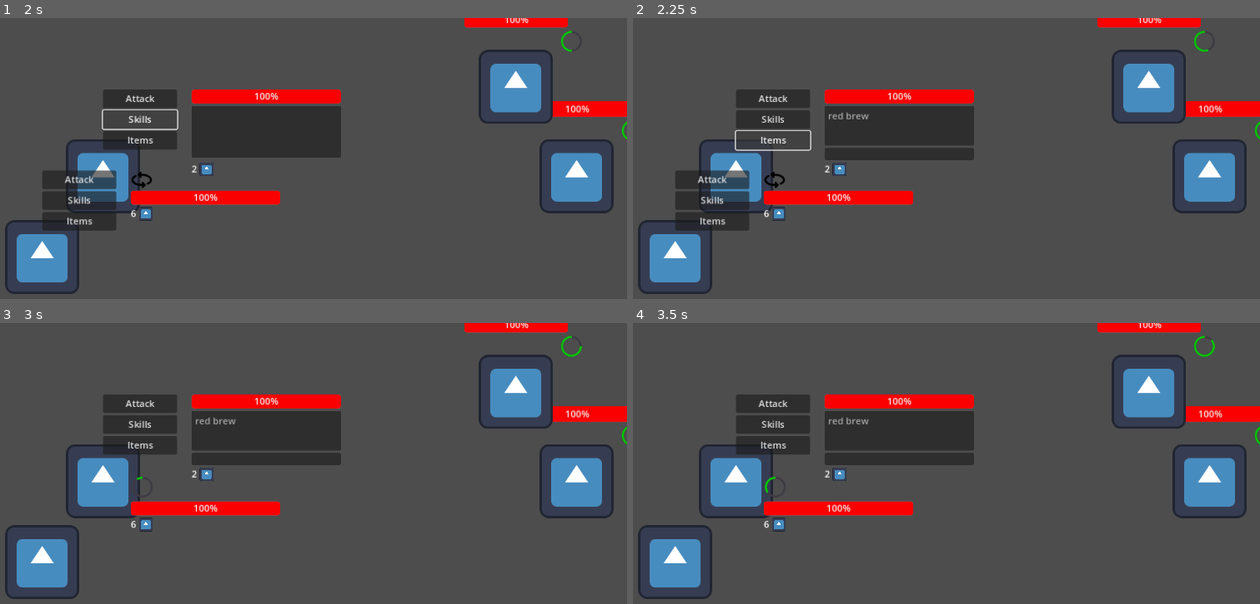
Above: before the commit, frames 1-4 (two rows, left to right).
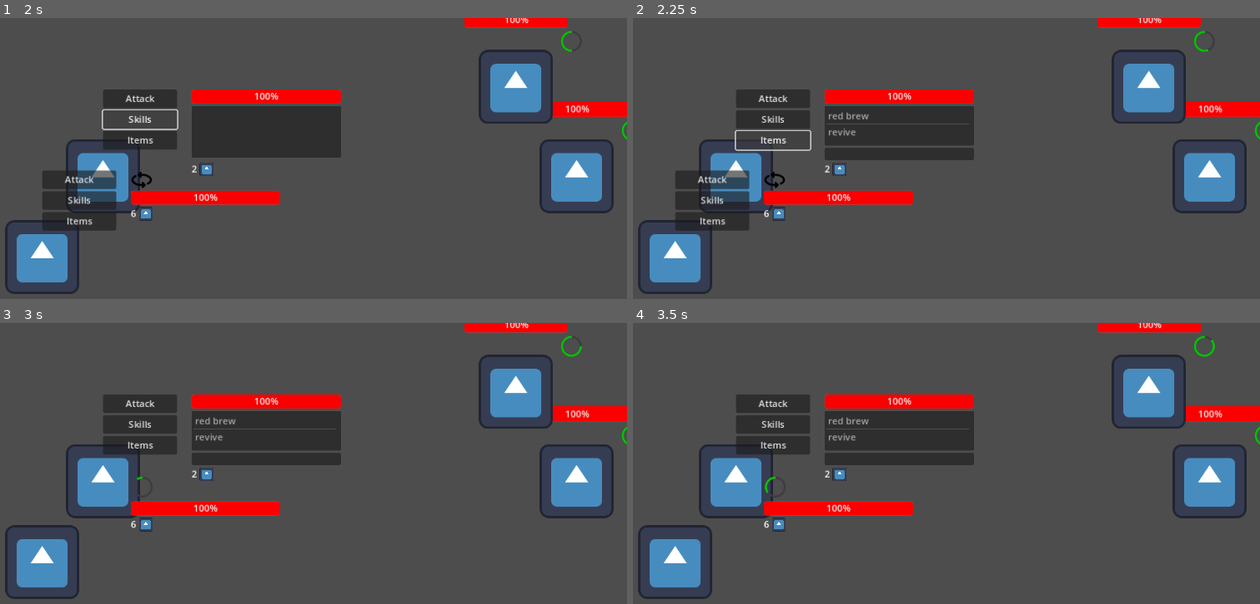
Above: after the commit, the same moments.

Repository: Frajerskie-Game-Studio/Shadow-Delivery
Game: Godot game, scene res://Scenes/World.tscn
Same seed, same stepped clock (60 frames per second), same inputs: the game is played once before the commit and once after it. The engine's default icon, where the game draws it, is replaced by a stand-in: a white triangle on a blue panel in a dark square.
Inputs (mouse positions are in pixels of both pictures, inside the frame that each line leads up to):
- Up to frame 1 (2 s): click "Attack" at 0.5 s; click "Skills" at 1.25 s
- Up to frame 2 (2.25 s): click "Items" at 2 s
- Up to frame 3 (3 s): click (144, 483) at 2.75 s
- Up to frame 4 (3.5 s): no input

Frame 1 is identical in both runs. In frame 2, 0.1% of the frame differs, in the area x 30-54%, y 37-43%; in frame 3, 0.1%; in frame 4, 0.1%.

Commit message:
Battle system chapter 14 - implementing knocked-down and revive mechanich

Diff:
--- a/Data/lucjan_data.json
+++ b/Data/lucjan_data.json
@@ -3,6 +3,7 @@
 	"texture": "",
 	"hp": 100,
 	"max_hp": 100,
+	"knocked_up": false,
 	"attack": {
 		"mele": {
 			"dmg": 45,
@@ -10,8 +11,8 @@
 		},
 		"range": {
 			"dmg": 50,
-			 "wait_time": 5
-			}
+			"wait_time": 5
+		}
 	},
 	"skills": {
 		"Getting_ready": [
@@ -26,7 +27,7 @@
 		]
 	},
 	"equipment": {
-		"Mele_weapon":  [
+		"Mele_weapon": [
 			"Pickaxe",
 			"Iconic.",
 			45
@@ -39,7 +40,8 @@
 		],
 		"Armor": [
 			"",
-			"", 0
+			"",
+			0
 		]
 	}
 }
--- a/Data/mikut_data.json
+++ b/Data/mikut_data.json
@@ -3,6 +3,7 @@
 	"texture": "",
 	"hp": 100,
 	"max_hp": 100,
+	"knocked_up": false,
 	"attack": {
 		"mele": {
 			"dmg": 45,
--- a/Data/party_data.json
+++ b/Data/party_data.json
@@ -5,6 +5,7 @@
 	],
 	"items": {
 		"red brew": ["Very weak healing potion", 0, 20, 1],
+		"revive": ["Weak reviving potion", 0, 25, 1, "revive"]
 	},
 	"equipment": {
 		"Dixer_uniform": [
--- a/scripts/Actors/Character.gd
+++ b/scripts/Actors/Character.gd
@@ -9,6 +9,7 @@
 var Attack
 var Items
 var Party_Data
+var KnockedUp
 
 var character_file_path
 var effect_counter = 0
@@ -28,6 +29,7 @@
 signal ready_to_attack()
 signal attacking
 signal reset_attack
+signal item_being_used()
 
 func saveItems():
 	var file = FileAccess.open("res://Data/party_data.json", FileAccess.WRITE)
@@ -46,6 +48,7 @@
 		"texture": "",
 		"hp": Hp,
 		"max_hp": MaxHp,
+		"knocked_up": KnockedUp,
 		"attack": Attack,
 		"skills": Skills,
 		"equipment": Equipment
@@ -63,6 +66,7 @@
 	Skills = temp_data["skills"]
 	Equipment = temp_data["equipment"]
 	Attack = temp_data["attack"]
+	KnockedUp = temp_data["knocked_up"]
 
 func load_items():
 	var text = FileAccess.get_file_as_string("res://Data/party_data.json")
@@ -70,9 +74,13 @@
 	Items = temp_data.items
 	Party_Data = temp_data
 
+func revive(heal):
+	KnockedUp = false
+
 func _ready():
 	load_data()
 	load_items()
+	can_be_attacked = true
 
 func get_ammo():
 	return Equipment.Range_weapon[3]
@@ -90,15 +98,22 @@
 		current_style = "mele"
 
 func use_item(item):
-	if item[1] != 0:
-		Hp -= int(item[1])
-	elif item[2] != 0:
-		Hp += int(item[2])
-	Items[item[0]][3] -= 1
-	if Items[item[0]][3] <= 0:
-		Items.erase(item[0])
+	if item.has("effect"):
+		if item.effect == "revive":
+			KnockedUp = false
+	if item.dmg != 0:
+		Hp -= item.dmg
+	elif item.heal != 0:
+		Hp += item.heal
+	Items[item.key][3] -= 1
+	if Items[item.key][3] <= 0:
+		Items.erase(item.key)
+	on_mouse_cursor = false
+	can_be_checked = false
 	saveData()
 	saveItems()
+	load_items()
+	load_data()
 
 func get_attack():
 	return Attack
--- a/scripts/Actors/Lucjan.gd
+++ b/scripts/Actors/Lucjan.gd
@@ -16,6 +16,8 @@
 	#hp, max_hp, mele_skills, range_skills, ammo, ammo_texture_path
 	load_data()
 	$AttackMenu.load_data(Hp, MaxHp, Skills, get_ammo(), "", Items)
+	if KnockedUp:
+		can_be_attacked = false
 	#$RangeSKillCheck.get_direction()
 	#$RangeSKillCheck.started = true
 
@@ -26,6 +28,8 @@
 func lock():
 	pass
 	#$CharacterBody2D.lock_movement()
+func reload_menu():
+	$AttackMenu.load_data(Hp, MaxHp, Skills, get_ammo(), "", Items)
 
 func get_dmg(attack):
 	if ready_to_attack_bool:
@@ -39,11 +43,16 @@
 	if wait_timer != null:
 		wait_timer.set_paused(false)
 	if Hp <= 0:
-		queue_free()
+		KnockedUp = true
 	else:
 		$AttackMenu.load_data(Hp, MaxHp, Skills, get_ammo(), "", Items)
 
 func _process(delta):
+	if KnockedUp:
+		$AttackMenu.visible = false
+	else:
+		$AttackMenu.visible = true
+
 	if timer != null:
 		if duringSkillCheck:
 			print(timer.get_time_left())
@@ -68,7 +77,8 @@
 	if can_be_checked:
 		if on_mouse_cursor:
 			if Input.is_action_just_pressed("mouse_click"):
-				start_using_item()
+				item_being_used.emit(self)
+				$CheckSprite.visible = false
 
 func _on_attack_menu_i_will_attack(args):
 	ready_to_attack_bool = true
@@ -83,7 +93,10 @@
 		ready_to_attack.emit(Attack[current_style], self)
 	else:
 		if len(args) == 2:
-			ready_to_attack.emit({"dmg": args[0][1], "wait_time": 3, "heal": args[0][2], "key": args[1]}, self)
+			if len(args[0]) == 5:
+				ready_to_attack.emit({"dmg": args[0][1], "wait_time": 3, "heal": args[0][2], "key": args[1], "effect": args[0][4]}, self)
+			else:
+				ready_to_attack.emit({"dmg": args[0][1], "wait_time": 3, "heal": args[0][2], "key": args[1]}, self)
 		else:
 			var dmg = args[1]
 			if current_effect_working != null and current_effect_working == "stronger":
@@ -160,7 +173,7 @@
 	can_be_checked = false
 	ready_to_attack_bool = false
 	var item = get_parent().possible_attack
-	use_item([item.key, item.dmg, item.heal])
+	load_items()
 	$AttackMenu.load_data(Hp, MaxHp, {}, get_ammo(), "", Items)
 	can_be_attacked = true
 	$AttackMenu/HBoxContainer/LeftMenu/SkillsButton.visible = false
--- a/scripts/Actors/Player.gd
+++ b/scripts/Actors/Player.gd
@@ -23,6 +23,8 @@
 	#hp, max_hp, mele_skills, range_skills, ammo, ammo_texture_path
 	load_data()
 	$AttackMenu.load_data(Hp, MaxHp, Skills, get_ammo(), "", Items)
+	if KnockedUp:
+		can_be_attacked = false
 	#$RangeSKillCheck.get_direction()
 	#$RangeSKillCheck.started = true
 
@@ -45,12 +47,19 @@
 	if wait_timer != null:
 		wait_timer.set_paused(false)
 	if Hp <= 0:
-		queue_free()
+		KnockedUp = true
 	else:
 		$AttackMenu.load_data(Hp, MaxHp, Skills, get_ammo(), "", Items)
 
+func reload_menu():
+	$AttackMenu.load_data(Hp, MaxHp, Skills, get_ammo(), "", Items)
 
 func _process(delta):
+	if KnockedUp:
+		$AttackMenu.visible = false
+	else:
+		$AttackMenu.visible = true
+
 	if timer != null:
 		if duringSkillCheck:
 			print(timer.get_time_left())
@@ -75,7 +84,8 @@
 	if can_be_checked:
 		if on_mouse_cursor:
 			if Input.is_action_just_pressed("mouse_click"):
-				start_using_item()
+				item_being_used.emit(self)
+				$CheckSprite.visible = false
 
 func _on_attack_menu_i_will_attack(args):
 	ready_to_attack_bool = true
@@ -90,7 +100,10 @@
 		ready_to_attack.emit(Attack[current_style], self)
 	else:
 		if len(args) == 2:
-			ready_to_attack.emit({"dmg": args[0][1], "wait_time": 3, "heal": args[0][2], "key": args[1]}, self)
+			if len(args[0]) == 5:
+				ready_to_attack.emit({"dmg": args[0][1], "wait_time": 3, "heal": args[0][2], "key": args[1], "effect": args[0][4]}, self)
+			else:
+				ready_to_attack.emit({"dmg": args[0][1], "wait_time": 3, "heal": args[0][2], "key": args[1]}, self)
 		else:
 			var dmg = args[1]
 			if current_effect_working != null and current_effect_working == "stronger":
@@ -147,7 +160,6 @@
 	can_be_checked = false
 	ready_to_attack_bool = false
 	var item = get_parent().possible_attack
-	use_item([item.key, item.dmg, item.heal])
 	$AttackMenu.load_data(Hp, MaxHp, {}, get_ammo(), "", Items)
 	can_be_attacked = true
 	$AttackMenu/HBoxContainer/LeftMenu/SkillsButton.visible = false
--- a/scripts/BattleScene.gd
+++ b/scripts/BattleScene.gd
@@ -39,6 +39,7 @@
 		Party[index].ready_to_attack.connect(_on_entity_ready_to_attack)
 		Party[index].attacking.connect(_on_attacking_entity)
 		Party[index].reset_attack.connect(_on_reset_ready_to_attack)
+		Party[index].item_being_used.connect(_on_item_being_used)
 		Party[index].lock()
 		Party[index].load_items()
 		add_child(Party[index])
@@ -66,7 +67,12 @@
 			e.attack_danger = true
 	else:
 		for p in Party:
-			p.can_be_checked = true
+			if possible_attack.has("effect") and possible_attack.effect == "revive":
+				if p.KnockedUp:
+					print(attack)
+					p.can_be_checked = true
+			else:
+				p.can_be_checked = true
 
 	if possible_attack.has("effect"):
 		if possible_attack.effect == "all":
@@ -75,6 +81,7 @@
 		elif possible_attack.effect == "stronger":
 			possible_attacker.start_attack(possible_attack)
 
+
 func _on_reset_ready_to_attack():
 	if possible_attacker != null:
 		possible_attacker.can_be_attacked = true
@@ -82,6 +89,10 @@
 		possible_attacker = null
 	for e in Enemies:
 		e.attack_danger = false
+
+	for p in Party:
+		p.can_be_checked = false
+		p.on_mouse_cursor = false
 
 func _on_entity_being_attacked(entity):
 	possible_attacker.can_be_attacked = false
@@ -101,6 +112,11 @@
 			can_be_attacked_array.append(teammate)
 	return can_be_attacked_array
 
+func _on_item_being_used(entity):
+	entity.use_item(possible_attack)
+	entity.reload_menu()
+	possible_attacker.start_using_item()
+
 func _on_enemy_attacking(target, attack):
 	target.get_dmg(attack)
 
--- a/scripts/World.gd
+++ b/scripts/World.gd
@@ -14,7 +14,7 @@
 	var text = FileAccess.get_file_as_string("res://Data/party_data.json")
 	var temp_data = JSON.parse_string(text)
 	data = temp_data
-	party_items = temp_data["items"]
+	party_items = temp_data["items"] #"res://Data/darkslime_data.json", "res://Data/darkslime_data.json"
 	$Node.load_entities(["res://Scenes/Actors/Player.tscn", "res://Scenes/Actors/Lucjan.tscn"], ["res://Data/darkslime_data.json", "res://Data/darkslime_data.json"])
 
 func _process(delta):
